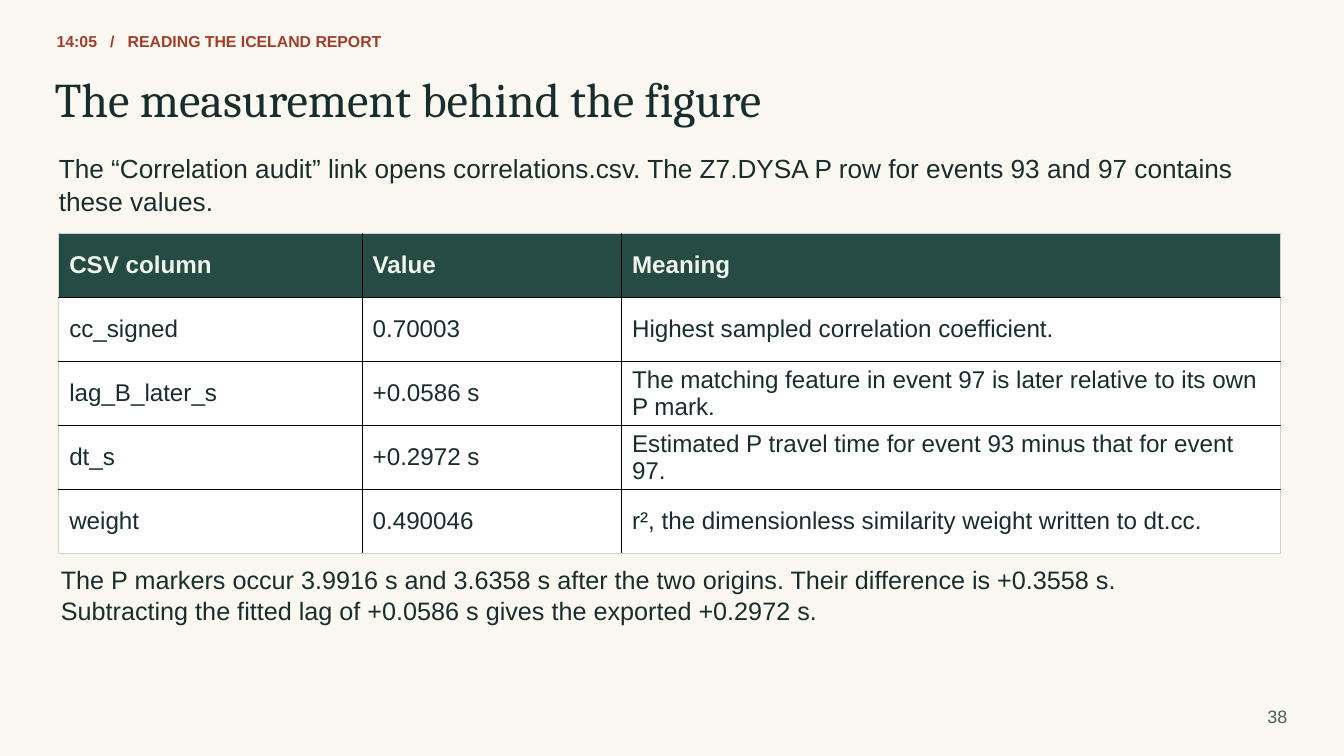
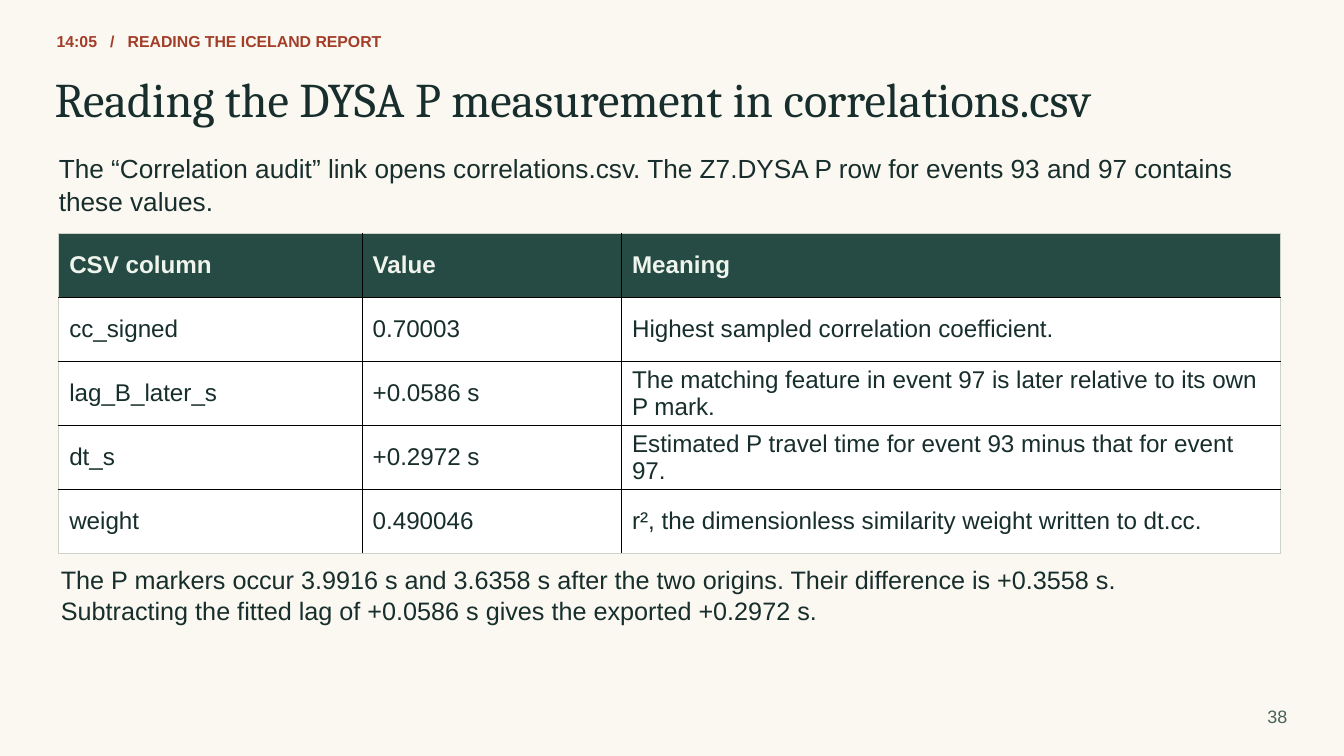
Before and after one commit to eliasrh/DDCorr.jl, a slide deck: slide 38 of teaching/DDCorr_minicourse.pptx. Drawn at 1344x756 pixels with LibreOffice and Linux fonts; fonts in the diff are those of the drawing. Boxes give left, top, right and bottom in pixels: in the first picture for what was removed or moved away, otherwise in the second. Text is boxed around its words. In the diff, an @@ line names an element or a change of style, - is before the commit and + after.

```diff
--- a/teaching/DDCorr_minicourse.pptx
+++ b/teaching/DDCorr_minicourse.pptx
@@ text at (x1=55, y1=83, x2=1091, y2=128): text changed @@
-The measurement behind the figure
+Reading the DYSA P measurement in correlations.csv
```
Also in this commit, not shown: 14 other slides changed, 3 slides added, 3 slides removed, 23 other files.
